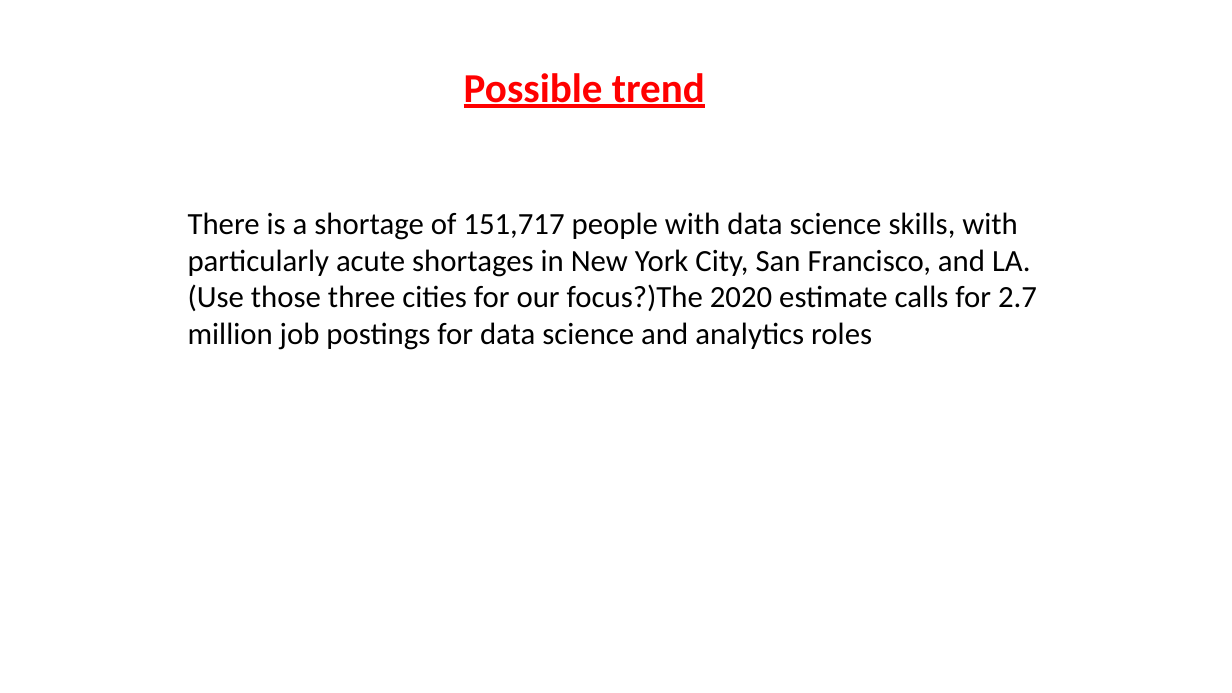
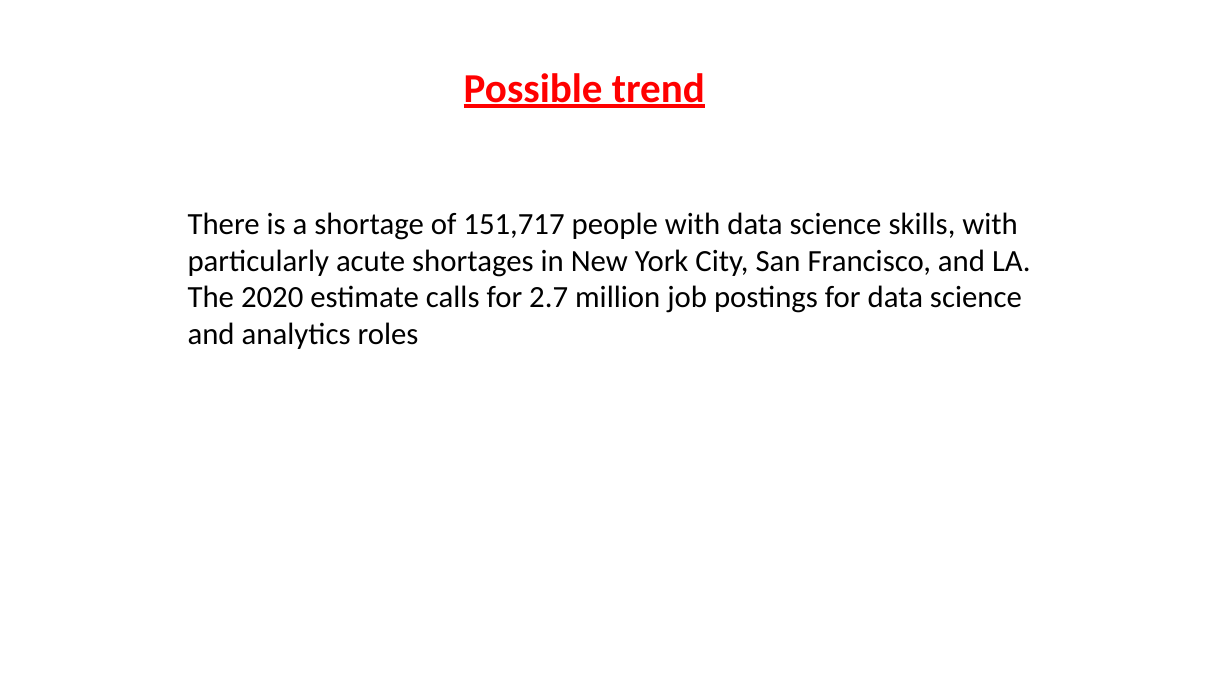
Before and after one commit to tjgrafft/DataScienceJobs_Project, a slide deck: slide 14 of presentation/Presentation.pptx. Drawn at 1232x693 pixels with LibreOffice and Linux fonts; fonts in the diff are those of the drawing. Boxes give left, top, right and bottom in pixels: in the first picture for what was removed or moved away, otherwise in the second. Text is boxed around its words. In the diff, an @@ line names an element or a change of style, - is before the commit and + after.

```diff
--- a/presentation/Presentation.pptx
+++ b/presentation/Presentation.pptx
@@ text at (188, 212, 1031, 349): text changed @@
-There is a shortage of 151,717 people with data science skills, with particularly acute shortages in New York City, San Francisco, and LA. (Use those three cities for our focus?)The 2020 estimate calls for 2.7 million job postings for data science and analytics roles
+There is a shortage of 151,717 people with data science skills, with particularly acute shortages in New York City, San Francisco, and LA.
+The 2020 estimate calls for 2.7 million job postings for data science and analytics roles
```
Also in this commit, not shown: 2 other slides changed.
